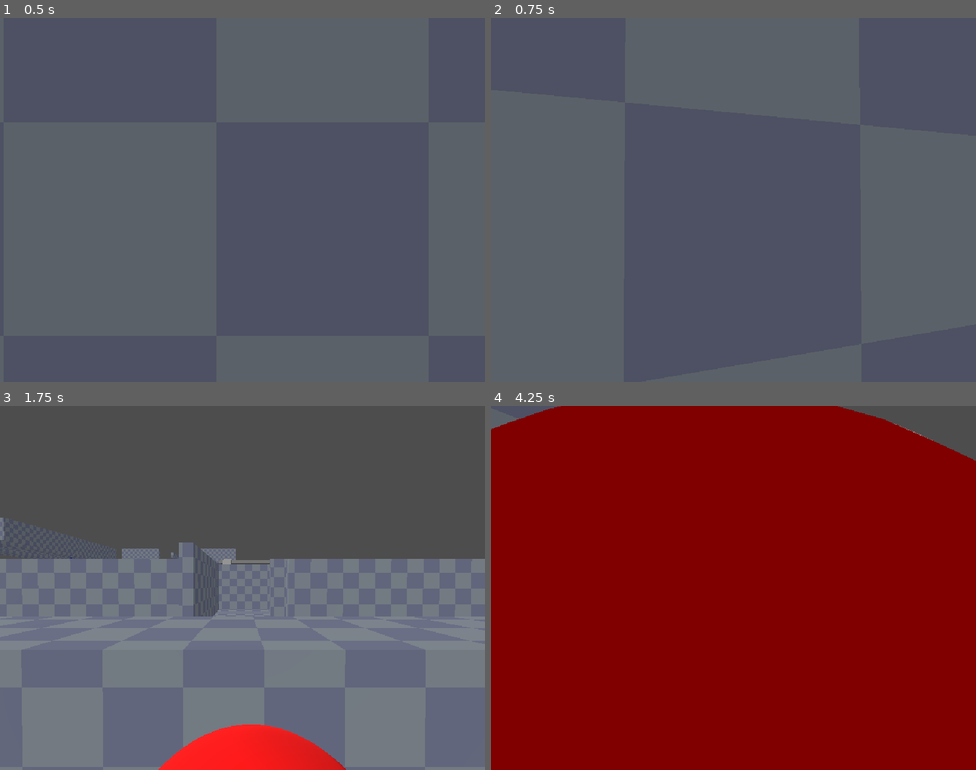
Above: before the commit, frames 1-4 (two rows, left to right).
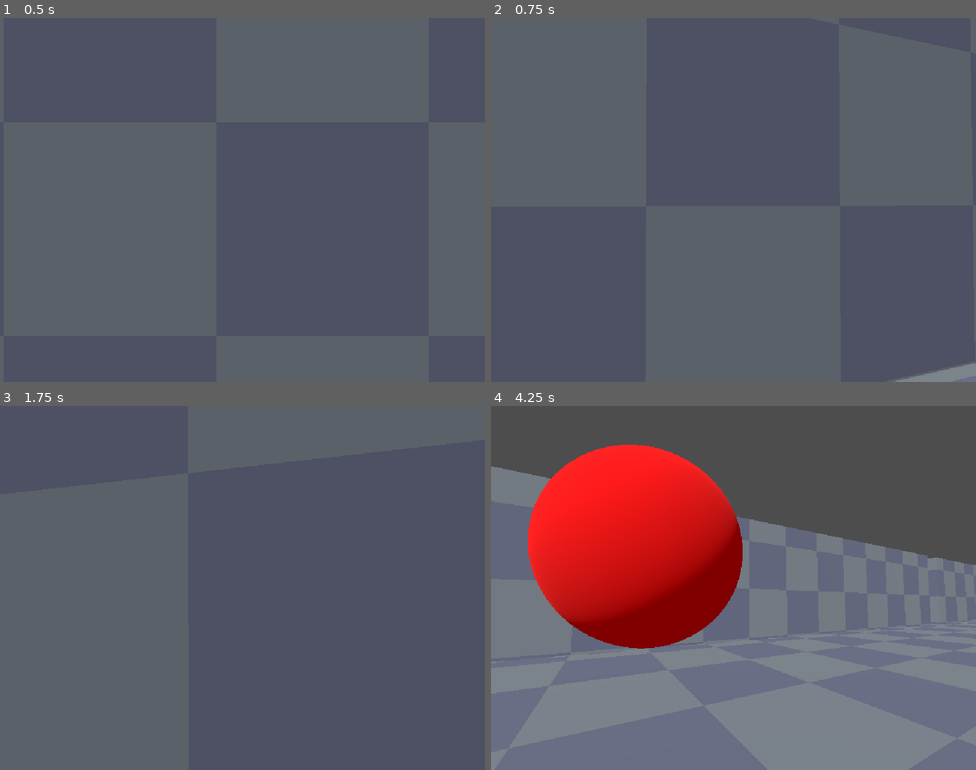
Above: after the commit, the same moments.

Repository: ktyldev/metros-edge
Game: Godot game, scene res://scenes/main.tscn
Same seed, same stepped clock (60 frames per second), same inputs: the game is played once before the commit and once after it.
Inputs (mouse positions are in pixels of both pictures, inside the frame that each line leads up to):
- Up to frame 1 (0.5 s): no input
- Up to frame 2 (0.75 s): tap Enter at 0.5 s; move the mouse to (757, 200) at 0.52 s; hold W (forward) from 0.53 s (still down); hold Shift (crouch, bound only after the commit) from 0.53 s (still down)
- Up to frame 3 (1.75 s): keep holding W (forward); tap Space (jump) at 0.77, 1.52 s; move the mouse to (218, 588) at 1.27 s; release Shift (crouch, bound only after the commit) at 1.28 s; tap Ctrl (crouch, bound only before the commit) at 1.35 s
- Up to frame 4 (4.25 s): keep holding W (forward); move the mouse to (743, 580) at 2.02 s; hold Right mouse button (free_look) 2.03-2.78 s; move the mouse to (728, 595) at 2.77 s; tap Q (turn) at 2.85 s; tap Space (jump) at 3.02, 3.77 s; move the mouse to (767, 591) at 3.52 s; hold Shift (crouch, bound only after the commit) from 3.53 s (still down)

Frame 1 is identical in both runs. In frame 2, 0.5% of the frame differs, in the area x 83-100%, y 94-100%; in frame 3, 63%; in frame 4, 93%, in the area x 0-100%, y 0-100%.

Commit message:
sprint key removed and crouch bound to shift

Diff:
--- a/metros-edge/project.godot
+++ b/metros-edge/project.godot
@@ -57,17 +57,12 @@
 }
 crouch={
 "deadzone": 0.2,
-"events": [Object(InputEventKey,"resource_local_to_scene":fa …(146 unchanged characters)… se,"keycode":0,"physical_keycode":4194326,"key_label":0,"unicode":0,"location":0,"echo":false,"script":null)
+"events": [Object(InputEventKey,"resource_local_to_scene":fa …(146 unchanged characters)… se,"keycode":0,"physical_keycode":4194325,"key_label":0,"unicode":0,"location":0,"echo":false,"script":null)
 ]
 }
 free_look={
 "deadzone": 0.2,
 "events": [Object(InputEventMouseButton,"resource_local_to_scene":false,"resource_name":"","device":-1,"window_id":0,"a …(258 unchanged characters)…
-]
-}
-sprint={
-"deadzone": 0.2,
-"events": [Object(InputEventKey,"resource_local_to_scene":false,"resource_name":"","device":-1,"window_id":0,"alt_pressed":false,"shift_pressed":false,"ctrl_pressed":false,"meta_pressed":false,"pressed":false,"keycode":0,"physical_keycode":4194325,"key_label":0,"unicode":0,"location":0,"echo":false,"script":null)
 ]
 }
 turn={
